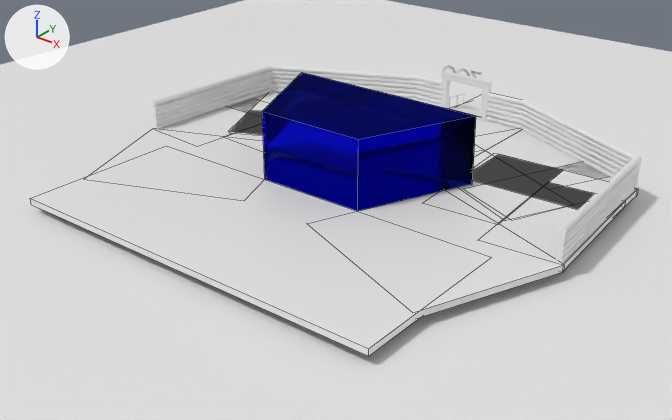
Before and after pictures for a commit that changed the Blender file zoo.blend.
One viewpoint serves both versions: a camera (50 mm lens) standing at (159.1, -247.9, 115.0) and looking at (-4.1, -43.9, -11.5). The axes (+X, +Y, +Z) are drawn at upper left. The lights are the same throughout. Text is drawn in Blender's own font. Mesh edges are drawn as thin lines on the coarser meshes.
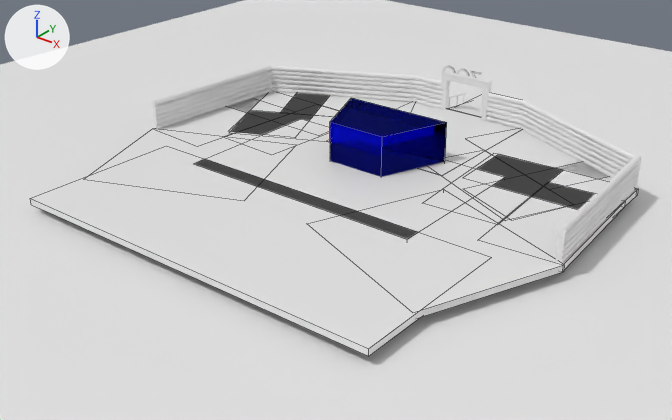
Where the newer file only moved an object's origin or applied its transform, the numbers keep the older frame.

What differs and where, as boxes [x1, y1, x2, y2] in the pictures (672 x 420 px):
'Cube.004', reshaped, moved, rescaled
    before: [262, 72, 476, 211]
    after: [330, 98, 447, 177]
part 2 of me_cube_018, added
    after: [195, 119, 505, 239]

Patch to the scene script:
```diff
--- a/zoo.blend.py
+++ b/zoo.blend.py
@@ me_cube_018 @@
 me_cube_018.from_pydata(...)  # 136 vertices, 102 faces; spans x -1.26..1.27, y -1.0..4.39, z -1.5..1.0
 # used by ob_cube; location = (-0.1, -87.5, 0.5); scale = (60.6, 25.9, 1.0)
+# me_cube_018 part 2: a new loose piece, a box spanning x -0.7..0.63, y 0.8..2.79, z -1.0..1.0, in mat_material (white #e7e7e7)
 me_cube_018.materials.append(mat_material)
@@ me_cube @@
 me_cube.from_pydata(...)  # 9 vertices, 6 faces; spans x -1.9..1.9, y -1.0..1.0, z -7.1..21.6
 # used by ob_cube_004; location = (0.1, -43.6, 1.3); scale = (17.6, 17.8, 1.0)
 # before: 1 (-1.0, -1.0, 21.6) at pixel (262, 111), 3 (-1.9, 1.0, 21.6) at pixel (301, 72), 5 (1.0, -1.0, 21.6) at pixel (358, 139), 7 (1.9, 1.0, 21.6) at pixel (476, 115)
+# me_cube part 1
+for i in [1, 3, 5, 7]: me_cube.vertices[i].co += Vector((0.0, 0.0, -4.1))
 me_cube.materials.append(mat_fish_tank)
@@ ob_cube_004 @@
 ob_cube_004 = bpy.data.objects.new('Cube.004', me_cube)
-ob_cube_004.location = (0.1, -43.6, 1.3)
-ob_cube_004.scale = (17.6, 17.8, 1.0)
+ob_cube_004.location = (-1.0, -27.4, -3.0)
+ob_cube_004.scale = (9.88, 11.0, 1.0)
```
